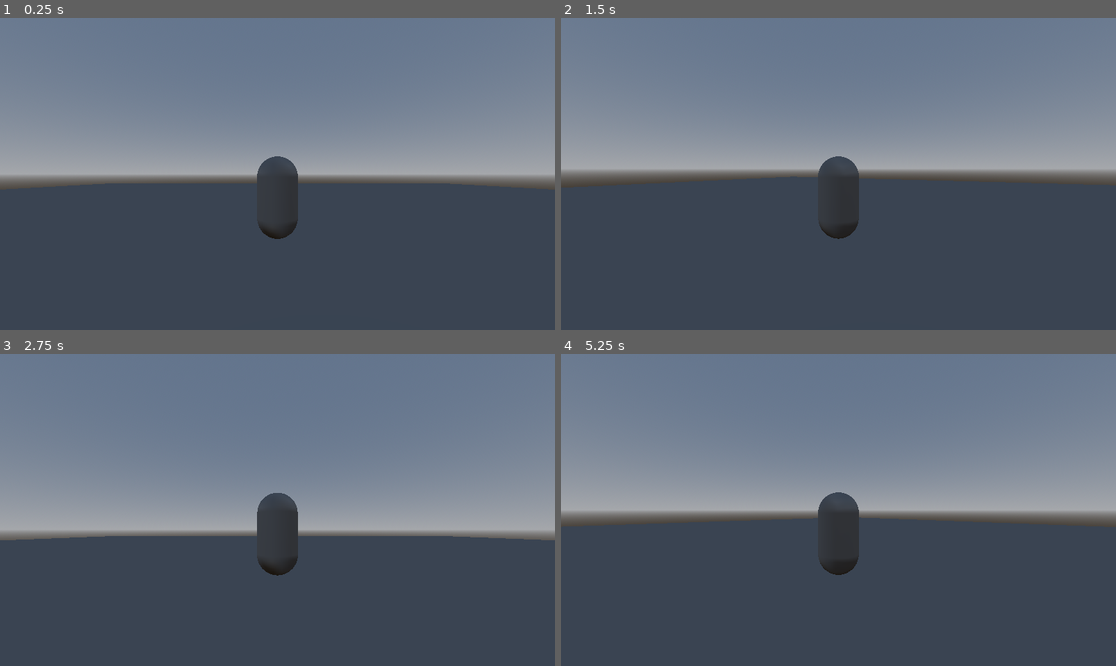
Above: before the commit, frames 1-4 (two rows, left to right).
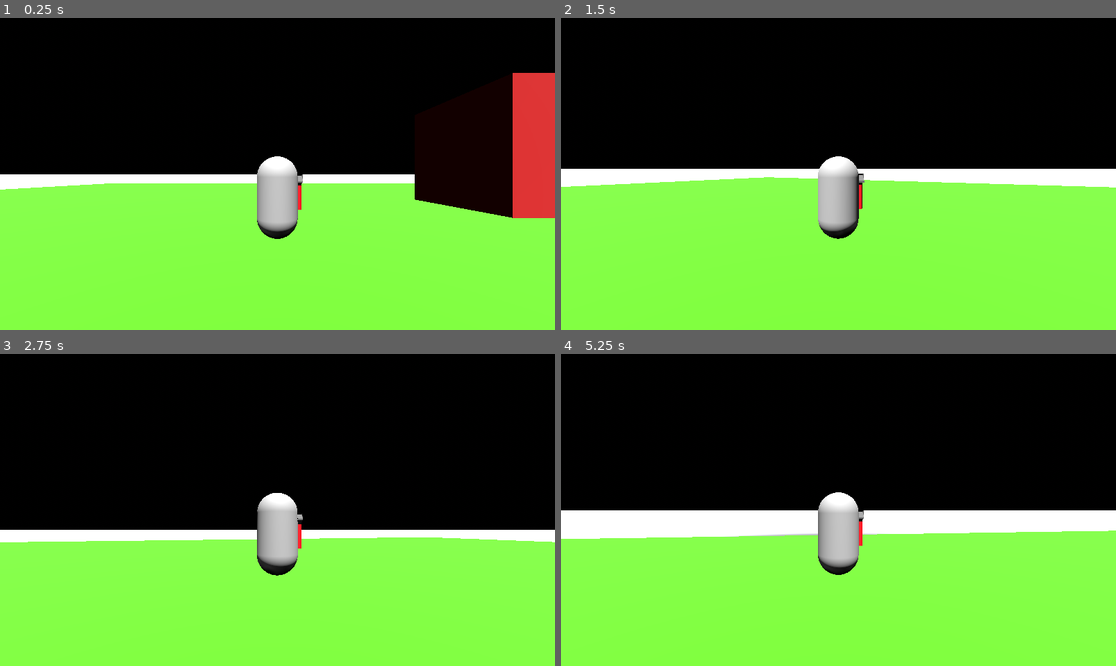
Above: after the commit, the same moments.

Repository: benjsho/MoreHackNC
Game: Godot game, scene res://materials/world.tscn
Two runs of this game, one before a commit and one after it. Both use one fixed random seed, a clock stepped at 60 frames per second and the inputs below. The project has no main scene, so this scene is started directly.
Inputs (mouse positions are in pixels of both pictures, inside the frame that each line leads up to):
- Up to frame 1 (0.25 s): no input
- Up to frame 2 (1.5 s): tap Enter (ui_accept) at 0.5, 0.77 s; move the mouse to (866, 174) at 0.52 s; hold W (forward) from 0.53 s (still down); move the mouse to (810, 174) at 1.27 s
- Up to frame 3 (2.75 s): keep holding W (forward); tap Enter (ui_accept) at 1.52 s; move the mouse to (288, 503) at 2.02 s
- Up to frame 4 (5.25 s): keep holding W (forward); tap Enter (ui_accept) at 2.75, 3.02, 3.77, 4.52 s; move the mouse to (832, 516) at 2.77 s; move the mouse to (877, 513) at 3.52 s; tap Escape (Escape) at 4.15 s; move the mouse to (794, 506) at 4.27 s; move the mouse to (844, 510) at 5.02 s

The runs differ from the first frame. In frame 1, 100% of the frame differs, in the area x 0-100%, y 0-100%; in frame 2, 100%; in frame 3, 100%; in frame 4, 100%.

Commit message:
Added pickaxe, reoriented stuff

Diff:
--- a/materials/grassy.tres
+++ b/materials/grassy.tres
@@ -1,7 +1,8 @@
 [gd_resource type="VisualShader" load_steps=2 format=3 uid="uid://dn66tp5hjywfv"]
 
 [sub_resource type="VisualShaderNodeColorConstant" id="VisualShaderNodeColorConstant_qcbdd"]
-constant = Color(0.238813, 0.743522, 3.85046e-07, 1)
+output_port_for_preview = 0
+constant = Color(0.239216, 0.745098, 0, 1)
 
 [resource]
 code = "shader_type spatial;
@@ -12,17 +13,16 @@
 
 void fragment() {
 // ColorConstant:2
-	vec4 n_out2p0 = vec4(0.238813, 0.743522, 0.000000, 1.000000);
+	vec4 n_out2p0 = vec4(0.239216, 0.745098, 0.000000, 1.000000);
 
 
 // Output:0
 	ALBEDO = vec3(n_out2p0.xyz);
-	ALPHA = n_out2p0.x;
 
 
 }
 "
-graph_offset = Vector2(-560.64, -7.68)
+graph_offset = Vector2(-302.4, -33.6)
 nodes/fragment/2/node = SubResource("VisualShaderNodeColorConstant_qcbdd")
-nodes/fragment/2/position = Vector2(-325.28, 135.64)
-nodes/fragment/connections = PackedInt32Array(2, 0, 0, 0, 2, 0, 0, 1)
+nodes/fragment/2/position = Vector2(-423.28, 39.64)
+nodes/fragment/connections = PackedInt32Array(2, 0, 0, 0)
--- a/materials/world.tscn
+++ b/materials/world.tscn
@@ -1,8 +1,15 @@
-[gd_scene load_steps=5 format=3 uid="uid://d0ltesqphdv4n"]
+[gd_scene load_steps=7 format=3 uid="uid://d0ltesqphdv4n"]
 
+[ext_resource type="Material" uid="uid://rk76xmrvwd81" path="res://materials/grass.tres" id="1_itbuv"]
 [ext_resource type="PackedScene" uid="uid://jgutj4csilqx" path="res://scenes/player.tscn" id="1_wojd5"]
+[ext_resource type="PackedScene" uid="uid://cln1ruxrb0r05" path="res://scenes/csg_box_3d.tscn" id="3_6ied0"]
 
 [sub_resource type="ProceduralSkyMaterial" id="ProceduralSkyMaterial_2f72h"]
+sky_top_color = Color(0, 0, 0, 1)
+sky_horizon_color = Color(0, 0, 0, 1)
+sky_cover_modulate = Color(0, 0, 0, 1)
+ground_bottom_color = Color(0, 0, 0, 1)
+energy_multiplier = 61.84
 
 [sub_resource type="Sky" id="Sky_17rx7"]
 sky_material = SubResource("ProceduralSkyMaterial_2f72h")
@@ -14,7 +21,8 @@
 [node name="World" type="Node"]
 
 [node name="CSGBox3D" type="CSGBox3D" parent="."]
-transform = Transform3D(55.7207, 0, 0, 0, 55.7207, 0, 0, 0, 55.7207, 0.018754, -2.30962, -0.0251179)
+transform = Transform3D(55.7207, 0, 0, 0, 55.7207, 0, 0, 0, 55.7207, -0.0201635, -2.22266, -0.0714474)
+material_override = ExtResource("1_itbuv")
 use_collision = true
 size = Vector3(1, 0.0814209, 1)
 
@@ -23,3 +31,10 @@
 
 [node name="WorldEnvironment" type="WorldEnvironment" parent="."]
 environment = SubResource("Environment_0s4h5")
+
+[node name="CSGBox3D2" parent="." instance=ExtResource("3_6ied0")]
+transform = Transform3D(4.97565, 0, 0, 0, 4.97565, 0, 0, 0, 4.97565, 10.6259, 2.59517, -4.32904)
+
+[node name="DirectionalLight3D" type="DirectionalLight3D" parent="."]
+transform = Transform3D(1, 0, 0, 0, 0.45203, 0.892003, 0, -0.892003, 0.45203, 0, 6.18871, 0)
+light_energy = 4.011
--- a/project.godot
+++ b/project.godot
@@ -12,7 +12,7 @@
 
 config/name="New Game Project"
 config/features=PackedStringArray("4.3", "Forward Plus")
-config/icon="res://icon.svg"
+config/icon="res://icons/icon.svg"
 
 [dotnet]
 
--- a/scenes/csg_box_3d.tscn
+++ b/scenes/csg_box_3d.tscn
@@ -4,3 +4,4 @@
 
 [node name="CSGBox3D" type="CSGBox3D"]
 material_override = ExtResource("1_o2e2t")
+use_collision = true
--- a/scenes/player.tscn
+++ b/scenes/player.tscn
@@ -1,6 +1,7 @@
-[gd_scene load_steps=4 format=3 uid="uid://jgutj4csilqx"]
+[gd_scene load_steps=5 format=3 uid="uid://jgutj4csilqx"]
 
-[ext_resource type="Script" path="res://player.gd" id="1_7lobt"]
+[ext_resource type="Script" path="res://scripts/player.gd" id="1_7lobt"]
+[ext_resource type="PackedScene" uid="uid://bb2ecrn6ab3e7" path="res://models/pickaxe.glb" id="2_6pxmt"]
 
 [sub_resource type="CapsuleShape3D" id="CapsuleShape3D_5tg7b"]
 
@@ -16,9 +17,16 @@
 mesh = SubResource("CapsuleMesh_w0k4t")
 
 [node name="Pivot" type="Node3D" parent="."]
+transform = Transform3D(1, 0, 0, 0, 1, 0, 0, 0, 1, 0.00435126, -2.38419e-07, -0.00237703)
 
 [node name="SpringArm3D" type="SpringArm3D" parent="Pivot"]
 transform = Transform3D(1, 0, 0, 0, 1, 0, 0, 0, 1, 0, 0.569497, 0)
 spring_length = 5.0
 
 [node name="Camera3D" type="Camera3D" parent="Pivot/SpringArm3D"]
+
+[node name="Holder" type="Node3D" parent="."]
+transform = Transform3D(1, 0, 0, 0, 1, 0, 0, 0, 1, 0.624012, 0, -0.908134)
+
+[node name="pickaxe" parent="Holder" instance=ExtResource("2_6pxmt")]
+transform = Transform3D(-8.0427e-09, 0, 0.183996, 0, 0.183996, 0, -0.183996, 0, -8.0427e-09, 0, 0, 0)
--- a/player.gd
+++ b/scripts/player.gd
@@ -16,13 +16,20 @@
 
 func _input(event: InputEvent) -> void:
 	if event is InputEventMouseMotion:
-		rotate_y(deg_to_rad(clamp(-event.relative.x * xSens, -30, 90)))
+		rotate_y(deg_to_rad(-event.relative.x * xSens))
 		pivot.rotate_x(clamp((deg_to_rad(-event.relative.y * ySens)), -30, 90))
+		pivot.rotation.x = clamp(pivot.rotation.x, -90, 90)
 
 func _physics_process(delta: float) -> void:
 	# Add the gravity.
 	if not is_on_floor():
 		velocity += get_gravity() * delta
+
+	if Input.is_action_just_pressed("Escape"):
+		if Input.MOUSE_MODE_CAPTURED:
+			Input.mouse_mode = Input.MOUSE_MODE_VISIBLE
+		elif Input.MOUSE_MODE_VISIBLE:
+			Input.mouse_mode = Input.MOUSE_MODE_CAPTURED
 
 	# Handle jump.
 	if Input.is_action_just_pressed("ui_accept") and is_on_floor():
@@ -30,7 +37,7 @@
 
 	# Get the input direction and handle the movement/deceleration.
 	# As good practice, you should replace UI actions with custom gameplay actions.
-	var input_dir := Input.get_vector("ui_left", "ui_right", "ui_up", "ui_down")
+	var input_dir := Input.get_vector("left", "right", "forward", "backward")
 	var direction := (transform.basis * Vector3(input_dir.x, 0, input_dir.y)).normalized()
 	if direction:
 		velocity.x = direction.x * SPEED
Renamed: icon.svg -> icons/icon.svg
Not shown, changed: icons/icon.svg.import
Binary file added: models/pickaxe.glb
Not shown, added: models/pickaxe.glb.import
Renamed: Menu.tscn -> scenes/Menu.tscn
Renamed: world.tscn -> scenes/world.tscn
Renamed: menu.gd -> scripts/menu.gd
Not shown, added: misc/README.md
